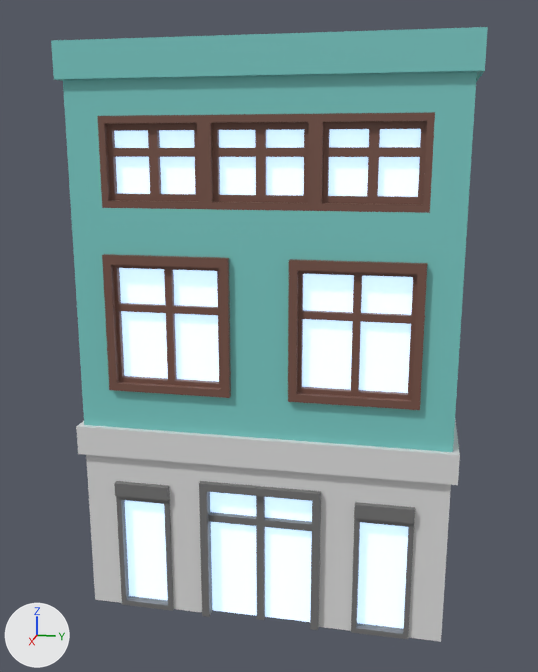
Renders of the FBX model Assets/3dmodels/House 5.2.fbx from each side of a commit.
The view is the same before and after, from a 50 mm camera at (-43.1, -105.5, 15.9) aimed at (-69.6, -110.8, 9.2). Arrows for +X, +Y and +Z are at lower left; the lights stay in place. The first picture is the older version. Where no turn or scale is listed for an object, it has been applied to the vertices.

Names of what the first picture shows: 'House 5.003'.
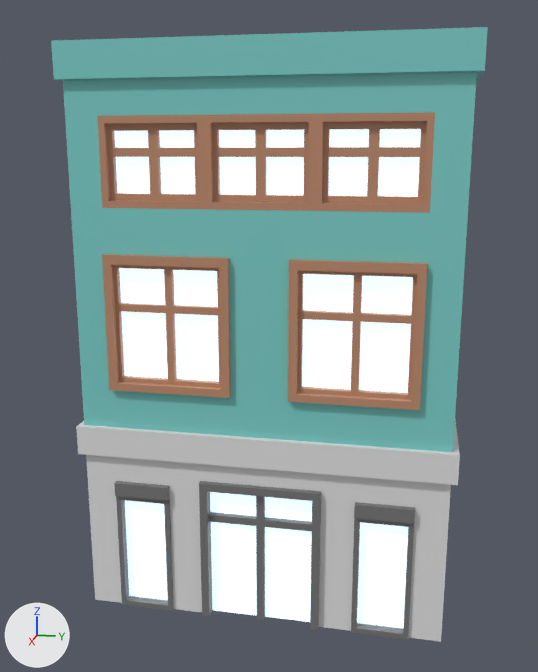
What changed in the scene script:
```text
Change mat_cam:
    mat_cam.emission_color: (0.405, 0.654, 1.0) -> (0.598, 0.807, 1.0)  # blue #abd3ff -> blue #cbe8ff
Change mat_çerçeve:
    mat_çerçeve.base_color: (0.191, 0.0887, 0.0648) -> (0.521, 0.258, 0.153)  # brown #795448 -> brown #bf8b6d
```

Boxes (x1, y1, x2, y2) around the edits, measured in the pictures (538 x 672 px):
'House 5.003', recoloured
    both: (95, 109, 438, 631)
